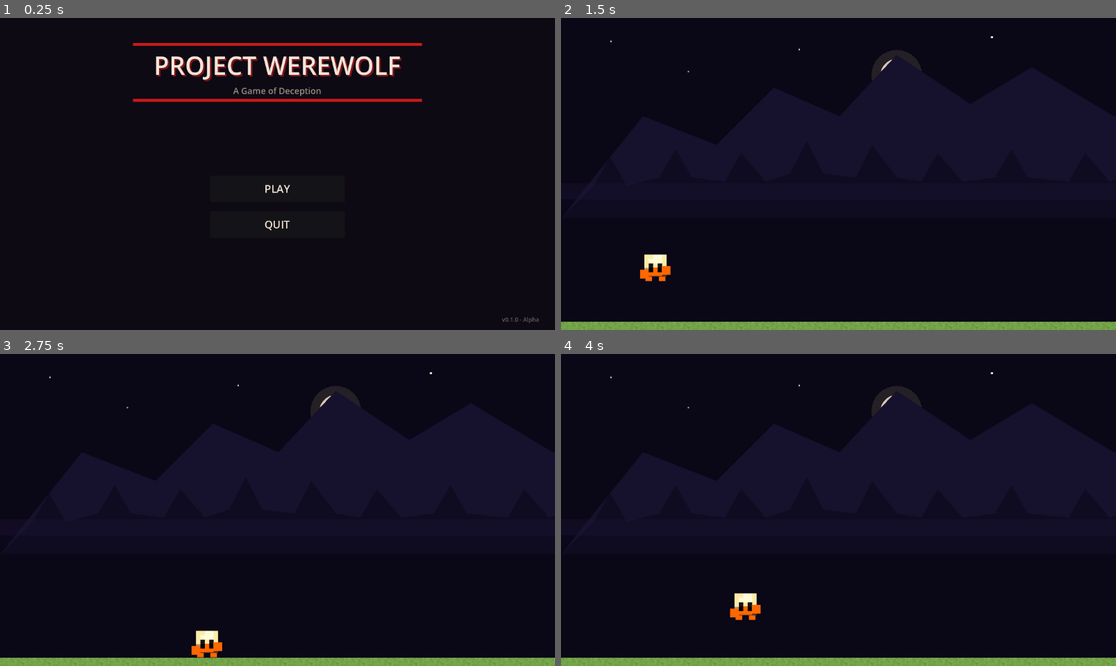
Above: before the commit, frames 1-4 (two rows, left to right).
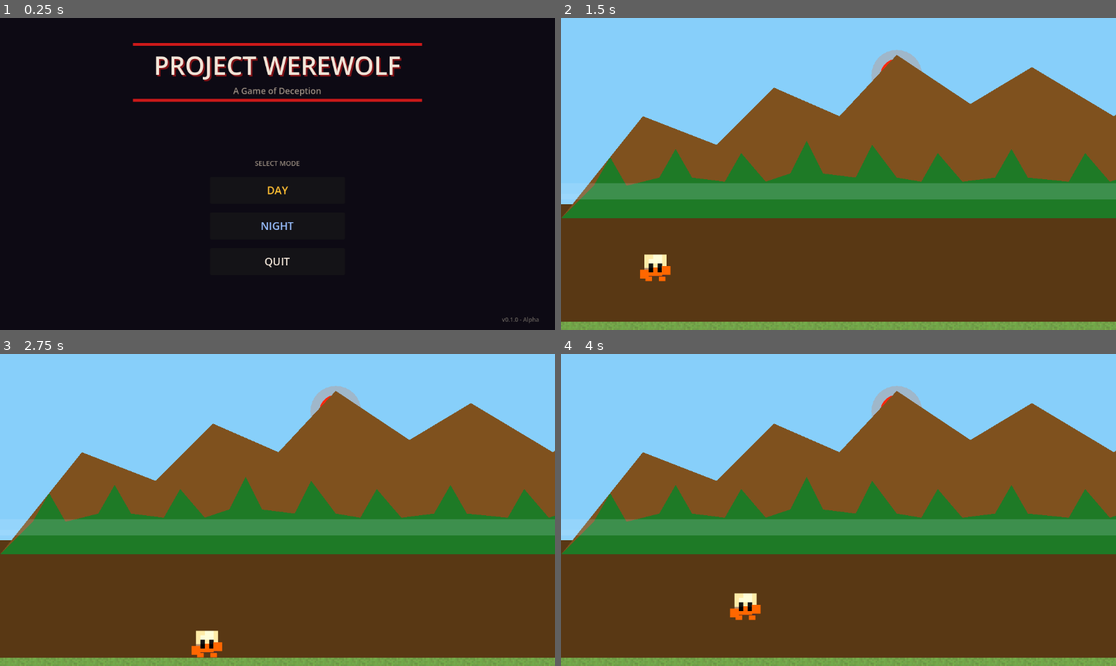
Above: after the commit, the same moments.

Repository: Sachindu-Nethmin/project-werewolf
Game: Godot game, scene res://scenes/main_menu.tscn
The game is run twice, just before and just after one commit, with the same random seed, the same clock (stepped at 60 frames per second) and the same inputs.
Inputs (mouse positions are in pixels of both pictures, inside the frame that each line leads up to):
- Up to frame 1 (0.25 s): no input
- Up to frame 2 (1.5 s): click (838, 189) at 0.5 s, where only the run after the commit has a clickable "DAY"; tap Enter (ui_accept) at 1.25 s; hold Right (ui_right) from 1.28 s (still down)
- Up to frame 3 (2.75 s): keep holding Right (ui_right); tap Enter (ui_accept) at 1.52, 2.27 s
- Up to frame 4 (4 s): release Right (ui_right) at 2.78 s; hold Left (ui_left) 2.78-3.53 s; hold Right (ui_right) from 3.53 s (still down); tap Enter (ui_accept) at 3.77 s

The runs differ from the first frame. In frame 1, 0.3% of the frame differs, in the area x 45-54%, y 45-80%; in frame 2, 97%; in frame 3, 97%; in frame 4, 97%, in the area x 0-100%, y 0-98%.

Commit message:
Adding day scene

Diff:
--- a/scenes/level_1.tscn
+++ b/scenes/level_1.tscn
@@ -116,6 +116,13 @@
 offset_bottom = 465.0
 color = Color(0.07, 0.05, 0.16, 0.22)
 
+[node name="GroundFill" type="ColorRect" parent="ParallaxBackground/SkyLayer" unique_id=1300112300]
+offset_left = -535.0
+offset_top = 455.0
+offset_right = 4585.0
+offset_bottom = 2956.0
+color = Color(0.07, 0.05, 0.13, 1)
+
 [node name="MoonGlow" type="Polygon2D" parent="ParallaxBackground/SkyLayer" unique_id=489391152]
 color = Color(0.9, 0.85, 0.6, 0.12)
 polygon = PackedVector2Array(882.00, 140.00, 880.81, 152.10, 877.28, 163.73, 871.55, 174.45, 863.84, 183.84, 854.45, 19 …(412 unchanged characters)…
--- /dev/null
+++ b/scenes/level_2.tscn
@@ -0,0 +1,105 @@
+[gd_scene format=3 uid="uid://b2lvl2scene01"]
+
+[ext_resource type="Script" uid="uid://b2lvl2scrpt01" path="res://scripts/level_2.gd" id="1_level"]
+[ext_resource type="Script" uid="uid://ke32ci3q6lqt" path="res://scripts/player.gd" id="2_player"]
+[ext_resource type="Texture2D" uid="uid://csrg3beybd6vb" path="res://asset/charectors/hermit_sheet.png" id="3_hermit"]
+
+[sub_resource type="RectangleShape2D" id="KillZoneShape"]
+size = Vector2(2816, 116)
+
+[sub_resource type="RectangleShape2D" id="PlayerShape"]
+size = Vector2(78, 67)
+
+[node name="Level2" type="Node2D" unique_id=233948914]
+script = ExtResource("1_level")
+
+[node name="ParallaxBackground" type="ParallaxBackground" parent="." unique_id=580027819]
+
+[node name="SkyLayer" type="ParallaxLayer" parent="ParallaxBackground" unique_id=1730149138]
+motion_scale = Vector2(0, 0)
+
+[node name="Sky" type="ColorRect" parent="ParallaxBackground/SkyLayer" unique_id=1606555568]
+offset_left = -535.0
+offset_top = -116.0
+offset_right = 4585.0
+offset_bottom = 2956.0
+color = Color(0.53, 0.81, 0.98, 1)
+
+[node name="UpperHaze" type="ColorRect" parent="ParallaxBackground/SkyLayer" unique_id=1300112227]
+offset_left = -512.0
+offset_top = 430.0
+offset_right = 4608.0
+offset_bottom = 465.0
+color = Color(0.75, 0.90, 1.0, 0.15)
+
+[node name="GroundFill" type="ColorRect" parent="ParallaxBackground/SkyLayer" unique_id=1300112301]
+offset_left = -535.0
+offset_top = 455.0
+offset_right = 4585.0
+offset_bottom = 2956.0
+color = Color(0.35, 0.22, 0.08, 1)
+
+[node name="SunGlow" type="Polygon2D" parent="ParallaxBackground/SkyLayer" unique_id=489391153]
+color = Color(1.0, 0.35, 0.05, 0.20)
+polygon = PackedVector2Array(882.00, 140.00, 880.81, 152.10, 877.28, 163.73, 871.55, 174.45, 863.84, 183.84, 854.45, 191.55, 843.73, 197.28, 832.10, 200.81, 820.00, 202.00, 807.90, 200.81, 796.27, 197.28, 785.55, 191.55, 776.16, 183.84, 768.45, 174.45, 762.72, 163.73, 759.19, 152.10, 758.00, 140.00, 759.19, 127.90, 762.72, 116.27, 768.45, 105.55, 776.16, 96.16, 785.55, 88.45, 796.27, 82.72, 807.90, 79.19, 820.00, 78.00, 832.10, 79.19, 843.73, 82.72, 854.45, 88.45, 863.84, 96.16, 871.55, 105.55, 877.28, 116.27, 880.81, 127.90)
+
+[node name="Sun" type="Polygon2D" parent="ParallaxBackground/SkyLayer" unique_id=441920225]
+color = Color(1.0, 0.15, 0.05, 1)
+polygon = PackedVector2Array(860.00, 140.00, 859.23, 147.80, 856.96, 155.31, 853.26, 162.22, 848.28, 168.28, 842.22, 173.26, 835.31, 176.96, 827.80, 179.23, 820.00, 180.00, 812.20, 179.23, 804.69, 176.96, 797.78, 173.26, 791.72, 168.28, 786.74, 162.22, 783.04, 155.31, 780.77, 147.80, 780.00, 140.00, 780.77, 132.20, 783.04, 124.69, 786.74, 117.78, 791.72, 111.72, 797.78, 106.74, 804.69, 103.04, 812.20, 100.77, 820.00, 100.00, 827.80, 100.77, 835.31, 103.04, 842.22, 106.74, 848.28, 111.72, 853.26, 117.78, 856.96, 124.69, 859.23, 132.20)
+
+[node name="FarMountainsLayer" type="ParallaxLayer" parent="ParallaxBackground" unique_id=1082380232]
+motion_scale = Vector2(0.08, 0)
+motion_mirroring = Vector2(2816, 0)
+
+[node name="FarMountains" type="Polygon2D" parent="ParallaxBackground/FarMountainsLayer" unique_id=2123197008]
+color = Color(0.50, 0.32, 0.12, 1)
+polygon = PackedVector2Array(0, 490, 200, 240, 380, 310, 520, 170, 680, 240, 820, 90, 1000, 210, 1150, 120, 1350, 240, 1500, 140, 1680, 200, 1820, 70, 2000, 170, 2200, 110, 2400, 230, 2560, 150, 2560, 490)
+
+[node name="TreesLayer" type="ParallaxLayer" parent="ParallaxBackground" unique_id=1276848052]
+motion_scale = Vector2(0.25, 0)
+motion_mirroring = Vector2(2816, 0)
+
+[node name="Trees" type="Polygon2D" parent="ParallaxBackground/TreesLayer" unique_id=2132371936]
+color = Color(0.12, 0.48, 0.15, 1)
+polygon = PackedVector2Array(0, 490, 80, 410, 120, 340, 160, 410, 240, 390, 280, 320, 320, 390, 400, 400, 440, 330, 500, 400, 560, 380, 600, 300, 640, 380, 720, 390, 760, 310, 820, 390, 880, 400, 920, 330, 980, 400, 1060, 390, 1100, 320, 1140, 390, 1240, 400, 1280, 330, 1340, 400, 1400, 380, 1460, 310, 1520, 380, 1580, 400, 1640, 340, 1700, 400, 1780, 390, 1840, 310, 1900, 390, 1980, 380, 2040, 320, 2100, 390, 2200, 400, 2240, 330, 2320, 400, 2400, 390, 2460, 320, 2560, 390, 2560, 490)
+
+[node name="FogLayer" type="ParallaxLayer" parent="ParallaxBackground" unique_id=13847676]
+motion_scale = Vector2(0.6, 0)
+
+[node name="Fog" type="ColorRect" parent="ParallaxBackground/FogLayer" unique_id=1985518134]
+offset_left = -516.0
+offset_top = 403.0
+offset_right = 4604.0
+offset_bottom = 443.0
+color = Color(0.80, 0.93, 1.0, 0.18)
+
+[node name="KillZone" type="Area2D" parent="." unique_id=485104650]
+position = Vector2(1408, 256)
+
+[node name="KillShape" type="CollisionShape2D" parent="KillZone" unique_id=1755923895]
+position = Vector2(0, 26)
+shape = SubResource("KillZoneShape")
+
+[node name="Player" type="CharacterBody2D" parent="." unique_id=820041110]
+position = Vector2(192, -80)
+script = ExtResource("2_player")
+
+[node name="Sprite2D" type="Sprite2D" parent="Player" unique_id=45859715]
+scale = Vector2(0.9, 0.9)
+texture = ExtResource("3_hermit")
+offset = Vector2(0, -22)
+hframes = 4
+
+[node name="CollisionShape2D" type="CollisionShape2D" parent="Player" unique_id=749508867]
+position = Vector2(-5, -14.5)
+shape = SubResource("PlayerShape")
+
+[node name="Camera2D" type="Camera2D" parent="Player" unique_id=763743700]
+offset = Vector2(0, -180)
+zoom = Vector2(0.85, 0.85)
+limit_left = 0
+limit_top = -700
+limit_right = 2816
+limit_bottom = 200
+position_smoothing_enabled = true
+drag_horizontal_enabled = true
--- a/scenes/main_menu.tscn
+++ b/scenes/main_menu.tscn
@@ -66,13 +66,26 @@
 theme_override_constants/separation = 18
 alignment = 1
 
-[node name="PlayButton" type="Button" parent="VBox"]
+[node name="ModeLabel" type="Label" parent="VBox"]
+layout_mode = 2
+text = "SELECT MODE"
+horizontal_alignment = 1
+theme_override_font_sizes/font_size = 14
+theme_override_colors/font_color = Color(0.6, 0.55, 0.5, 1)
+
+[node name="DayButton" type="Button" parent="VBox"]
 custom_minimum_size = Vector2(280, 56)
 layout_mode = 2
-text = "PLAY"
+text = "DAY"
 theme_override_font_sizes/font_size = 22
-theme_override_colors/font_color = Color(0.95, 0.9, 0.85, 1)
-theme_override_styles/normal = null
+theme_override_colors/font_color = Color(1.0, 0.75, 0.2, 1)
+
+[node name="NightButton" type="Button" parent="VBox"]
+custom_minimum_size = Vector2(280, 56)
+layout_mode = 2
+text = "NIGHT"
+theme_override_font_sizes/font_size = 22
+theme_override_colors/font_color = Color(0.6, 0.75, 1.0, 1)
 
 [node name="QuitButton" type="Button" parent="VBox"]
 custom_minimum_size = Vector2(280, 56)
--- /dev/null
+++ b/scripts/level_2.gd
@@ -0,0 +1,94 @@
+extends Node2D
+
+# ─── Tile type constants ──────────────────────────────────────────────────────
+const EMPTY   := 0
+const GRASS   := 1   # green surface cap + dirt body (walkable top)
+const DIRT    := 2   # dirt body only      (underground fill)
+const STONE   := 3   # stone surface cap + stone body
+const ROCK    := 4   # solid stone body    (deep underground)
+const BEDROCK := 5   # impenetrable base layer
+const FUNGUS  := 6   # fungus-top platform (atmospheric mid-level)
+const GLOW    := 7   # glowing platform    (high / special)
+
+# ─── World geometry ───────────────────────────────────────────────────────────
+const TILE_SIZE := 128   # px per tile
+
+# 22 cols × 1 row — single flat grass surface, nothing below.
+const LEVEL: Array = [
+#    0  1  2  3  4  5  6  7  8  9 10 11 12 13 14 15 16 17 18 19 20 21
+	[ 1, 1, 1, 1, 1, 1, 1, 1, 1, 1, 1, 1, 1, 1, 1, 1, 1, 1, 1, 1, 1, 1 ], # 0  grass surface
+]
+
+# ─── Texture map ──────────────────────────────────────────────────────────────
+const TEX_BASE := "res://asset/terrain/generated/"
+
+const TEX_PATHS := {
+	GRASS:   TEX_BASE + "grass_surface.png",
+	DIRT:    TEX_BASE + "dirt_body.png",
+	STONE:   TEX_BASE + "stone_surface.png",
+	ROCK:    TEX_BASE + "stone_body.png",
+	BEDROCK: TEX_BASE + "bedrock.png",
+	FUNGUS:  TEX_BASE + "fungus_surface.png",
+	GLOW:    TEX_BASE + "glow_surface.png",
+}
+
+# Brightness multiplier per tile type (Z-depth cue for 2.5D)
+const MODULATE := {
+	GRASS:   Color(1.00, 1.00, 1.00, 1),
+	DIRT:    Color(0.88, 0.84, 0.80, 1),
+	STONE:   Color(0.95, 0.95, 1.00, 1),
+	ROCK:    Color(0.72, 0.72, 0.76, 1),
+	BEDROCK: Color(0.55, 0.55, 0.58, 1),
+	FUNGUS:  Color(1.00, 0.95, 0.90, 1),
+	GLOW:    Color(1.00, 1.00, 1.00, 1),
+}
+
+# ─── State ────────────────────────────────────────────────────────────────────
+var _tex: Dictionary = {}
+
+
+# ─── Lifecycle ────────────────────────────────────────────────────────────────
+func _ready() -> void:
+	for tile_type in TEX_PATHS:
+		_tex[tile_type] = load(TEX_PATHS[tile_type])
+
+	var kill_zone: Area2D = $KillZone
+	kill_zone.body_entered.connect(_on_kill_zone_body_entered)
+
+	_build_level()
+
+
+# ─── Level builder ────────────────────────────────────────────────────────────
+func _build_level() -> void:
+	for row in LEVEL.size():
+		for col in LEVEL[row].size():
+			var tile_type: int = LEVEL[row][col]
+			if tile_type == EMPTY:
+				continue
+			_spawn_tile(col, row, tile_type)
+
+
+func _spawn_tile(col: int, row: int, tile_type: int) -> void:
+	var body := StaticBody2D.new()
+	body.position = Vector2(
+		col * TILE_SIZE + TILE_SIZE * 0.5,
+		row * TILE_SIZE + TILE_SIZE * 0.5
+	)
+
+	var sprite := Sprite2D.new()
+	sprite.texture  = _tex[tile_type]
+	sprite.modulate = MODULATE.get(tile_type, Color.WHITE)
+	body.add_child(sprite)
+
+	var col_shape := CollisionShape2D.new()
+	var rect      := RectangleShape2D.new()
+	rect.size      = Vector2(TILE_SIZE, TILE_SIZE)
+	col_shape.shape = rect
+	body.add_child(col_shape)
+
+	add_child(body)
+
+
+func _on_kill_zone_body_entered(body: Node2D) -> void:
+	if body.has_method("respawn"):
+		body.respawn()
--- a/scripts/main_menu.gd
+++ b/scripts/main_menu.gd
@@ -1,10 +1,14 @@
 extends Control
 
 func _ready() -> void:
-	$VBox/PlayButton.pressed.connect(_on_play_pressed)
+	$VBox/DayButton.pressed.connect(_on_day_pressed)
+	$VBox/NightButton.pressed.connect(_on_night_pressed)
 	$VBox/QuitButton.pressed.connect(_on_quit_pressed)
 
-func _on_play_pressed() -> void:
+func _on_day_pressed() -> void:
+	get_tree().change_scene_to_file("res://scenes/level_2.tscn")
+
+func _on_night_pressed() -> void:
 	get_tree().change_scene_to_file("res://scenes/level_1.tscn")
 
 func _on_quit_pressed() -> void:
Not shown, added: .mcp.json
Not shown, added: addons/godot_mcp/plugin.cfg
Not shown, added: addons/godot_mcp/plugin.gd
Not shown, added: addons/godot_mcp/plugin.gd.uid
Not shown, added: scripts/level_2.gd.uid
